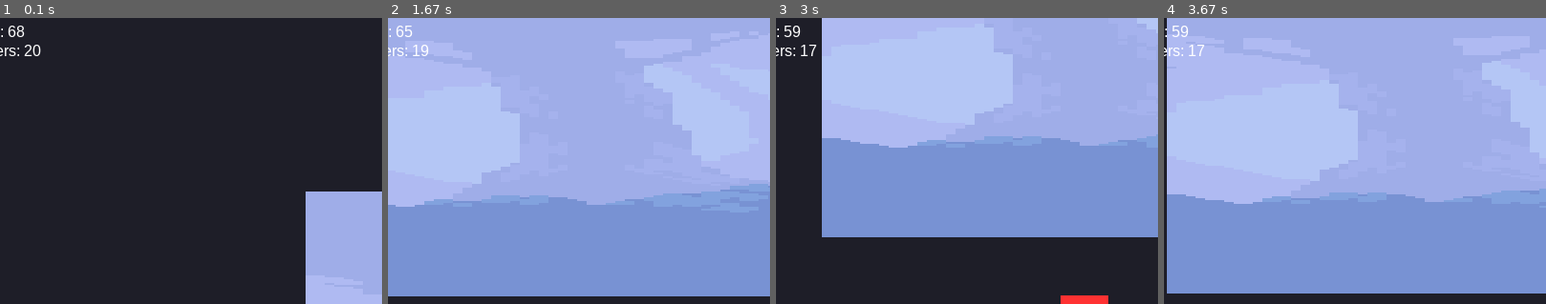
Above: before the commit, frames 1-4 (left to right).
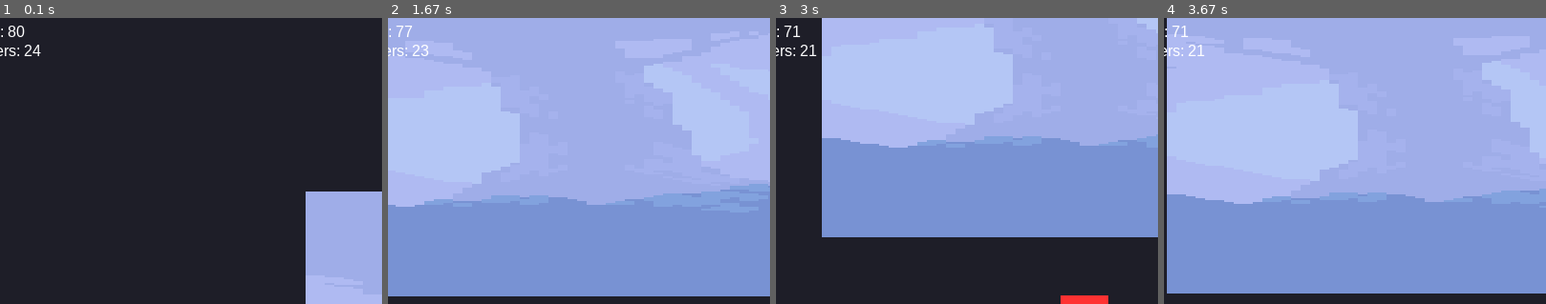
Above: after the commit, the same moments.

Repository: nalqit/py-engine
Game: pygame game, started from src/game/main.py
Two runs of this game, one before a commit and one after it. Both use one fixed random seed, a clock stepped at 60 frames per second and the inputs below.
Inputs:
- Up to frame 1 (0.1 s): no input
- Up to frame 2 (1.67 s): hold Right 0.33-0.8 s; hold Up 0.83-1.13 s; hold Right 1.17-1.63 s
- Up to frame 3 (3 s): hold Left 1.67-2.2 s; hold Left 2.23-2.63 s; hold Up from 2.67 s (still down)
- Up to frame 4 (3.67 s): release Up at 3.03 s; hold Right from 3.07 s (still down)
The pictures show only the part of the screen within x 7-57%, y 4-54%; the shares and areas given below are measured in that part.

The runs differ from the first frame. In frame 1, 0.1% of the frame differs, in the area x 2-11%, y 2-14%; in frame 2, 0.1%; in frame 3, 0.2%; in frame 4, 0.2%.

Commit message:
feat: Add Spring and Spike entities, implementing bounce mechanics and player hazards, and integrate them into the game world.

Diff:
--- /dev/null
+++ b/src/game/entities/spike.py
@@ -0,0 +1,18 @@
+from src.engine.collision.area2d import Area2D
+
+class Spike(Area2D):
+    """
+    A hazard that kills the player on contact.
+    Built as a trigger area so players can pass into it fully.
+    """
+    def __init__(self, name, x, y, width=40, height=40):
+        # Spike acts as a trigger area
+        super().__init__(name, x, y, width, height)
+        # Override the defaults in Area2D
+        self.collider.layer = "hazard"
+        self.collider.mask = {"player"}
+
+    def on_area_entered(self, body):
+        # We know body is player because of the mask, but check for safety
+        if hasattr(body, "die"):
+            body.die()
--- /dev/null
+++ b/src/game/entities/spring.py
@@ -0,0 +1,63 @@
+from src.engine.scene.node2d import Node2D
+from src.engine.collision.collider2d import Collider2D
+from src.engine.scene.tween import Easing
+
+class Spring(Node2D):
+    """
+    A bouncy object that launches the player upward when landed upon.
+    """
+    def __init__(self, name, x, y, width=40, height=20, boost=-900.0):
+        super().__init__(name, x, y)
+        self.boost = boost
+
+        # We need a solid collider so the player doesn't fall through
+        self.collider = Collider2D(name + "_Col", 0, 0, width, height, is_static=True)
+        self.collider.layer = "wall"  # Pretend to be a wall so physics body collides
+        self.collider.mask = {"player", "box", "npc"}
+        self.add_child(self.collider)
+
+    def _get_tween_manager(self):
+        root = self
+        while root.parent:
+            root = root.parent
+        return root.get_node("TweenManager")
+
+    def animate_bounce(self):
+        """Squash and stretch the spring visually."""
+        tm = self._get_tween_manager()
+        if not tm:
+            return
+
+        # Get the visual node (assuming one is added named Vis)
+        vis = self.get_node(self.name + "_Vis")
+        if not vis:
+            return
+
+        duration = 0.15
+
+        # Original scales
+        orig_sx = 1.0
+        orig_sy = 1.0
+
+        def reset():
+            tm.interpolate(vis, "scale_y", vis.scale_y, orig_sy, duration, Easing.quad_out)
+
+        # Quick squash then stretch
+        tm.interpolate(vis, "scale_y", orig_sy, 0.3, duration/2, Easing.quad_out, on_complete=lambda:
+            tm.interpolate(vis, "scale_y", 0.3, 1.5, duration/2, Easing.quad_out, on_complete=reset)
+        )
+
+    def on_collision_enter(self, other):
+        """When something hits the spring."""
+        if not other.parent:
+            return
+
+        body = other.parent
+
+        # If the body is coming down onto the spring (velocity_y > 0)
+        # Check if they are actually above it physically
+        if hasattr(body, "velocity_y") and body.velocity_y > 0:
+            # We add a slight positioning check: body's bottom should be near spring's top
+            # but simple velocity_y is usually enough for a platformer spring.
+            body.velocity_y = self.boost
+            self.animate_bounce()
--- a/src/game/main.py
+++ b/src/game/main.py
@@ -16,6 +16,8 @@
 from src.engine.scene.sprite_node import SpriteNode
 from src.game.entities.coin import Coin
 from src.game.entities.patrol_enemy import PatrolEnemy
+from src.game.entities.spring import Spring
+from src.game.entities.spike import Spike
 
 def main():
     pygame.init()
@@ -82,6 +84,20 @@
         enemy.add_child(RectangleNode(name + "Vis", 0, 0, 40, 40, (200, 50, 200)))
         return enemy
 
+    def spawn_spring(name, x, y):
+        spring = Spring(name, x, y)
+        spring.get_node(name + "_Col").mask = {"player", "box", "npc"}
+        visual_world.add_child(spring)
+        spring.add_child(RectangleNode(name + "_Vis", 0, 0, 40, 20, (50, 200, 50)))
+        return spring
+
+    def spawn_spike(name, x, y):
+        spike = Spike(name, x, y, 40, 40)
+        visual_world.add_child(spike)
+        # Visual representation: Red square for now
+        spike.add_child(RectangleNode(name + "_Vis", 0, 0, 40, 40, (255, 0, 0)))
+        return spike
+
     # 1. HUGE FLOOR
     create_wall("Ground", -1000, 500, 5000, 200)
 
@@ -107,6 +123,11 @@
     # 4. NPC OUTPOST
     # Enemy guarding the NPC
     spawn_enemy("Enemy2", 1500, 450)
+
+    # Some spikes before the village
+    spawn_spike("SpikeGap1", 1300, 460)
+    spawn_spike("SpikeGap2", 1340, 460)
+    spawn_spike("SpikeGap3", 1380, 460)
 
     npc_col = Collider2D("VillageNPCCol", 0, 0, 40, 40)
     npc_col.layer = "npc"
@@ -118,6 +139,9 @@
 
     create_wall("Roof", 1700, 350, 300, 20, (120, 100, 80))
     spawn_coin("RoofCoin", 1840, 300)
+
+    # A spring to bounce up to the roof
+    spawn_spring("RoofSpring", 1600, 480)
 
     # 5. PHYSICS PLAYGROUND (Boxes far from coins)
     for i in range(3):
